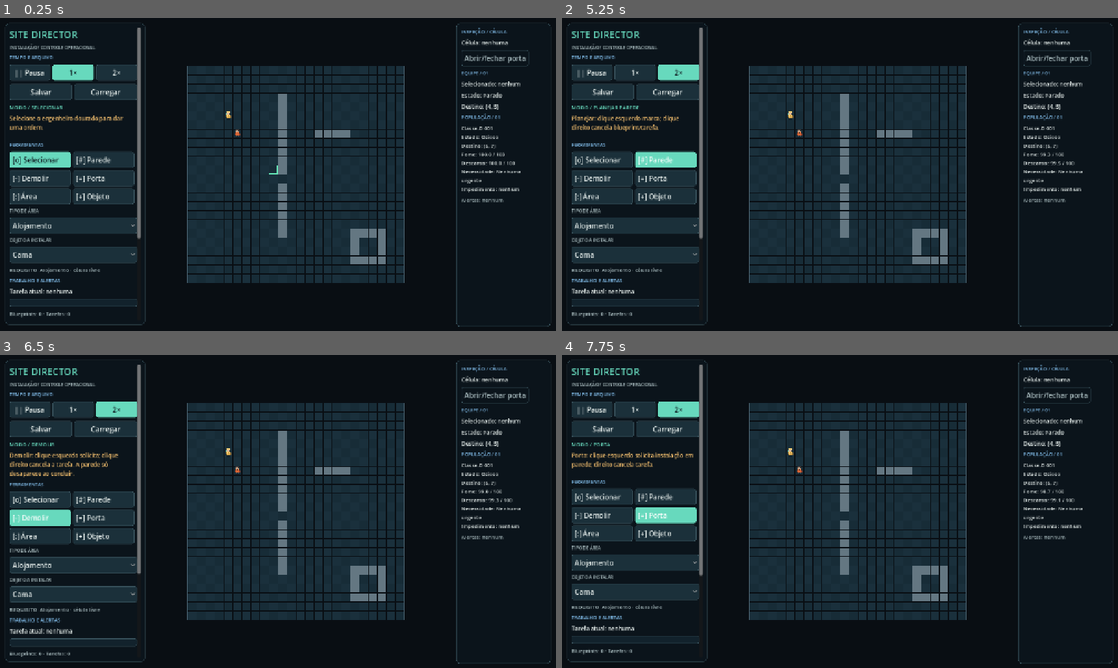
Above: before the commit, frames 1-4 (two rows, left to right).
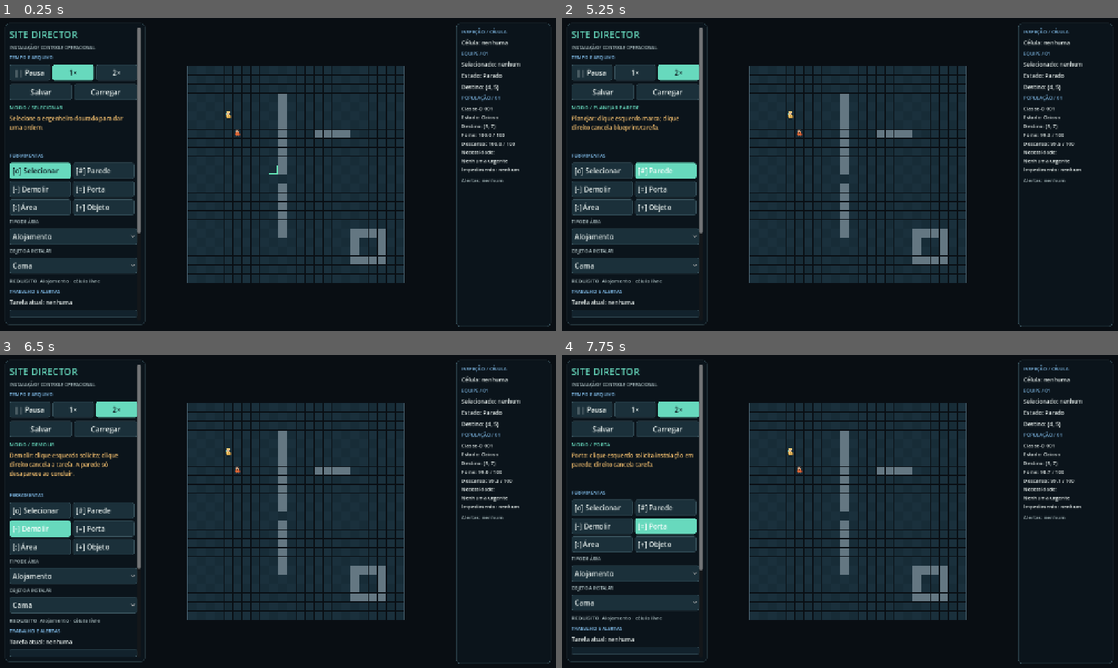
Above: after the commit, the same moments.

Repository: esterprotocol/scp
Game: Godot game, scene res://scenes/main.tscn
The game is run twice, just before and just after one commit, with the same random seed, the same clock (stepped at 60 frames per second) and the same inputs.
Inputs:
- Up to frame 1 (0.25 s): no input
- Up to frame 2 (5.25 s): click "|| Pausa" at 0.5 s; click "1×" at 1.25 s; click "2×" at 2 s; click "Salvar" at 2.75 s; click "Carregar" at 3.5 s; click "[o] Selecionar" at 4.25 s; click "[#] Parede" at 5 s
- Up to frame 3 (6.5 s): click "[-] Demolir" at 5.75 s
- Up to frame 4 (7.75 s): click "[o] Selecionar" at 6.5 s; click "[=] Porta" at 7.25 s

The runs differ from the first frame. In frame 1, 8.1% of the frame differs, in the area x 1-95%, y 10-96%; in frame 2, 8.2%; in frame 3, 8.3%; in frame 4, 8.4%.

Commit message:
Improve selection, contextual actions, tool previews and Escape behavior

Diff:
--- a/scripts/engineer.gd
+++ b/scripts/engineer.gd
@@ -94,10 +94,9 @@
 			return
 
 func _set_destination(goal: Vector2i) -> String:
-	if not grid.contains(goal):
-		return "Destino inválido: fora do mapa."
-	if not grid.is_walkable(goal):
-		return "Destino inválido: há uma parede nessa célula."
+	var reason := destination_reason(goal, false)
+	if not reason.is_empty():
+		return reason
 	# Finish the current orthogonal segment before replanning. This prevents
 	# diagonal shortcuts when a new order arrives between cell centers.
 	var anchor := cell if route.is_empty() else route[0]
@@ -132,3 +131,15 @@
 func _draw() -> void:
 	if selected:
 		draw_arc(Vector2.ZERO, 14, 0, TAU, 32, Color("64e6b6"), 2.0, true)
+
+func destination_reason(goal: Vector2i, check_busy: bool = true) -> String:
+	if check_busy and construction_busy:
+		return "Ordem recusada: engenheiro em obra. Cancele a tarefa para liberá-lo."
+	if not grid.contains(goal):
+		return "Destino inválido: fora do mapa."
+	if not grid.is_walkable(goal):
+		return "Destino inválido: célula ocupada por parede, porta fechada ou objeto."
+	var anchor := cell if route.is_empty() else route[0]
+	if GridNavigation.find_path(grid, anchor, goal).is_empty():
+		return "Destino inacessível: não há caminho até essa célula."
+	return ""
--- a/scripts/hud.gd
+++ b/scripts/hud.gd
@@ -1,6 +1,9 @@
 class_name SiteHUD
 extends CanvasLayer
 
+signal move_requested
+signal inspect_demolish_requested
+signal inspect_cancel_requested
 signal restart_requested
 signal save_requested
 signal load_requested
@@ -17,6 +20,11 @@
 signal cancel_all_requested
 signal speed_requested(speed: float)
 
+var move_button: Button
+var move_reason: Label
+var inspect_demolish_button: Button
+var inspect_cancel_button: Button
+var preview_label: Label
 var population_label: Label
 var alerts_label: Label
 var selection_label: Label
@@ -92,6 +100,8 @@
 	message_label = add_label(box, "", 13, SiteUITheme.WARNING)
 	message_label.custom_minimum_size.y = 54
 	message_label.autowrap_mode = TextServer.AUTOWRAP_WORD_SMART
+	preview_label = add_label(box, "", 12, SiteUITheme.ACCENT)
+	preview_label.autowrap_mode = TextServer.AUTOWRAP_WORD_SMART
 	section(box, "FERRAMENTAS")
 	var tools := GridContainer.new()
 	tools.columns = 2
@@ -161,8 +171,14 @@
 	cell_label.autowrap_mode = TextServer.AUTOWRAP_WORD_SMART
 	toggle_door_button = add_button(inspection, "Abrir/fechar porta", func() -> void: toggle_door_requested.emit())
 	toggle_door_button.disabled = true
+	inspect_demolish_button = add_button(inspection, "Solicitar demolição", func() -> void: inspect_demolish_requested.emit())
+	inspect_cancel_button = add_button(inspection, "Cancelar obra desta célula", func() -> void: inspect_cancel_requested.emit())
 	section(inspection, "EQUIPE / 01")
 	selection_label = add_label(inspection, "Selecionado: nenhum", 13)
+	move_button = add_button(inspection, "Mover · escolher destino", func() -> void: move_requested.emit(), SiteUITheme.ACCENT)
+	move_button.toggle_mode = true
+	move_reason = add_label(inspection, "", 12, SiteUITheme.MUTED)
+	move_reason.autowrap_mode = TextServer.AUTOWRAP_WORD_SMART
 	state_label = add_label(inspection, "", 13)
 	state_label.autowrap_mode = TextServer.AUTOWRAP_WORD_SMART
 	destination_label = add_label(inspection, "", 13)
@@ -260,6 +276,7 @@
 
 func refresh_cell(grid: GridState, cell: Vector2i) -> void:
 	if not grid.contains(cell):
+		toggle_door_button.visible = false
 		cell_label.text = "Célula: nenhuma"
 		toggle_door_button.disabled = true
 		return
@@ -272,6 +289,7 @@
 		cell_label.text += "\nInteração: " + (", ".join(points) if not points.is_empty() else "nenhuma")
 		if grid.reservations.has(cell):
 			cell_label.text += "\nReserva: " + str(grid.reservations[cell])
+	toggle_door_button.visible = grid.doors.has(cell)
 	toggle_door_button.disabled = not grid.doors.has(cell)
 	toggle_door_button.text = "Fechar porta" if grid.doors.get(cell, false) else "Abrir porta"
 
@@ -309,6 +327,11 @@
 	alerts_label.add_theme_color_override("font_color", SiteUITheme.MUTED if person.alerts.is_empty() else SiteUITheme.DANGER)
 
 func refresh_selection(worker: Engineer, person: ClassD) -> void:
+	move_button.visible = worker.selected or person.selected
+	move_reason.visible = move_button.visible
+	move_button.disabled = person.selected or worker.construction_busy
+	move_button.tooltip_text = "Classe-D se move automaticamente." if person.selected else "Cancele a tarefa para liberar o engenheiro." if worker.construction_busy else "Escolha o destino no mapa. Clique direito também move."
+	move_reason.text = move_button.tooltip_text
 	if person.selected:
 		selection_label.text = "Selecionado: " + ClassD.NAME
 		state_label.text = "Estado: " + person.state
--- a/scripts/main.gd
+++ b/scripts/main.gd
@@ -7,6 +7,7 @@
 var camera := SiteCamera.new()
 var hud := SiteHUD.new()
 var construction := Construction.new()
+var choosing_destination := false
 var planning := false
 var demolishing := false
 var installing_door := false
@@ -34,6 +35,9 @@
 	add_child(camera)
 	camera.reset()
 	add_child(hud)
+	hud.move_requested.connect(begin_move)
+	hud.inspect_demolish_requested.connect(func() -> void: hud.show_message(construction.request_demolition(selected_cell)))
+	hud.inspect_cancel_requested.connect(func() -> void: hud.show_message(construction.cancel(selected_cell)))
 	hud.restart_requested.connect(reset_scenario)
 	hud.save_requested.connect(func() -> void: hud.show_message(save_slot.save_game(self)))
 	hud.load_requested.connect(func() -> void: hud.show_message(save_slot.load_game(self)))
@@ -104,6 +108,7 @@
 	hud.refresh_cell(grid, selected_cell)
 
 func set_planning(value: bool) -> void:
+	choosing_destination = false
 	area_drag_active = false
 	planning = value
 	demolishing = false
@@ -114,6 +119,7 @@
 	hud.show_message("Planejar: clique esquerdo marca; clique direito cancela blueprint/tarefa." if value else "Modo Selecionar: selecione o engenheiro para mover.")
 
 func set_demolishing() -> void:
+	choosing_destination = false
 	area_drag_active = false
 	planning = false
 	demolishing = true
@@ -124,6 +130,7 @@
 	hud.show_message("Demolir: clique esquerdo solicita; clique direito cancela a tarefa. A parede só desaparece ao concluir.")
 
 func set_door_mode() -> void:
+	choosing_destination = false
 	area_drag_active = false
 	planning = false
 	demolishing = false
@@ -134,6 +141,7 @@
 	hud.show_message("Porta: clique esquerdo solicita instalação em parede; direito cancela tarefa.")
 
 func set_area_mode() -> void:
+	choosing_destination = false
 	area_drag_active = false
 	planning = false
 	demolishing = false
@@ -144,6 +152,7 @@
 	hud.show_message("Área: selecione o tipo e pinte células transitáveis com o botão esquerdo.")
 
 func set_object_mode() -> void:
+	choosing_destination = false
 	area_drag_active = false
 	planning = false
 	demolishing = false
@@ -154,6 +163,7 @@
 	hud.show_message("Objeto: escolha o tipo, clique esquerdo planeja; direito cancela blueprint ou obra.")
 
 func select_cell(cell: Vector2i) -> void:
+	hud.inspection_scroll.scroll_vertical = 0
 	selected_cell = cell if grid.contains(cell) else Vector2i(-1, -1)
 	map_view.selected_cell = selected_cell
 	map_view.queue_redraw()
@@ -180,16 +190,19 @@
 		hud.show_message("Área exige uma célula transitável.")
 
 func _input(event: InputEvent) -> void:
-	if event is InputEventMouseButton and event.button_index == MOUSE_BUTTON_LEFT and not event.pressed:
-		area_drag_active = false
-
-func _unhandled_input(event: InputEvent) -> void:
 	if event is InputEventKey and event.pressed and not event.echo and event.keycode == KEY_ESCAPE:
+		choosing_destination = false
+		classd.set_selected(false)
 		engineer.set_selected(false)
 		select_cell(Vector2i(-1, -1))
 		set_planning(false)
+		get_viewport().gui_release_focus()
 		get_viewport().set_input_as_handled()
 		return
+	if event is InputEventMouseButton and event.button_index == MOUSE_BUTTON_LEFT and not event.pressed:
+		area_drag_active = false
+
+func _unhandled_input(event: InputEvent) -> void:
 	if painting_area and area_drag_active and event is InputEventMouseMotion and event.button_mask & MOUSE_BUTTON_MASK_LEFT:
 		var point: Vector2 = get_canvas_transform().affine_inverse() * event.position
 		paint_area(grid.to_cell(point))
@@ -227,12 +240,21 @@
 				hud.show_message(construction.cancel(grid.to_cell(point)))
 			return
 		if event.button_index == MOUSE_BUTTON_LEFT:
+			if choosing_destination and engineer.selected and not grid.objects.has(cell) and not grid.doors.has(cell) and not grid.walls.has(cell) and point.distance_to(engineer.position) > GameSettings.SELECTION_RADIUS and point.distance_to(classd.position) > GameSettings.SELECTION_RADIUS:
+				hud.show_message(engineer.move_to(cell))
+				return
+			choosing_destination = false
 			select_cell(cell)
 			classd.set_selected(false)
-			if point.distance_to(classd.position) <= 15.0 and point.distance_to(classd.position) < point.distance_to(engineer.position):
+			if point.distance_to(classd.position) <= GameSettings.SELECTION_RADIUS and point.distance_to(classd.position) < point.distance_to(engineer.position):
 				engineer.set_selected(false)
 				classd.set_selected(true)
+				hud.inspection_scroll.scroll_vertical = 0
 				hud.show_message("Classe-D 001 selecionado. Necessidades atendidas automaticamente.")
+			elif point.distance_to(engineer.position) <= GameSettings.SELECTION_RADIUS:
+				engineer.set_selected(true)
+				hud.inspection_scroll.scroll_vertical = 0
+				hud.show_message("Engenheiro selecionado. Use Mover para escolher destino ou clique direito no mapa.")
 			elif grid.doors.has(cell):
 				engineer.set_selected(false)
 				hud.show_message("Porta aberta. Use Fechar porta." if grid.doors[cell] else "Porta fechada. Use Abrir porta.")
@@ -240,10 +262,46 @@
 				engineer.set_selected(false)
 				hud.show_message("%s selecionado. Pontos de interação no painel." % GridState.OBJECT_NAMES[grid.objects[cell]])
 			else:
-				engineer.set_selected(point.distance_to(engineer.position) <= 15.0)
+				engineer.set_selected(point.distance_to(engineer.position) <= GameSettings.SELECTION_RADIUS)
 				hud.show_message("Engenheiro selecionado. Clique direito para mover." if engineer.selected else "Célula selecionada.")
 		elif event.button_index == MOUSE_BUTTON_RIGHT:
 			if engineer.selected:
 				hud.show_message(engineer.move_to(grid.to_cell(point)))
 			else:
 				hud.show_message("Selecione o engenheiro antes de dar uma ordem.")
+
+func begin_move() -> void:
+	if not engineer.selected or engineer.construction_busy:
+		hud.show_message("Mover indisponível: selecione um engenheiro livre de obra.")
+		return
+	set_planning(false)
+	choosing_destination = true
+	hud.move_button.set_pressed_no_signal(true)
+	hud.mode_label.text = "MODO / MOVER · ESC CANCELA"
+	hud.inspection_scroll.scroll_vertical = 0
+	hud.show_message("Mover: indique o destino com esquerdo ou direito. Esc limpa seleção; rota atual continua.")
+
+func _process(_delta: float) -> void:
+	hud.move_button.set_pressed_no_signal(choosing_destination or (engineer.selected and not engineer.construction_busy and not (planning or demolishing or installing_door or painting_area or placing_object)))
+	hud.inspect_demolish_button.visible = grid.walls.has(selected_cell) or grid.doors.has(selected_cell) or grid.objects.has(selected_cell)
+	hud.inspect_cancel_button.visible = construction.tasks.has(selected_cell) or construction.blueprints.has(selected_cell) or construction.object_blueprints.has(selected_cell)
+	var cell := map_view.hovered
+	var reason := ""
+	var action := ""
+	if planning or demolishing or installing_door or placing_object:
+		action = Construction.BUILD_OBJECT if placing_object else Construction.INSTALL_DOOR if installing_door else Construction.DEMOLISH_OBJECT if demolishing and grid.objects.has(cell) else Construction.DEMOLISH if demolishing else Construction.BUILD
+		reason = construction.target_reason(cell, action, true, object_type if placing_object else int(grid.objects.get(cell, 0)))
+		if reason.is_empty() and (construction.tasks.has(cell) or (not demolishing and not installing_door and (construction.blueprints.has(cell) or construction.object_blueprints.has(cell)))):
+			reason = "Já existe blueprint ou tarefa nessa célula."
+	elif painting_area:
+		action = "Área " + GridState.AREA_NAMES[area_type]
+		reason = "Área exige célula transitável." if not grid.is_walkable(cell) else ""
+	elif choosing_destination:
+		action = "Mover"
+		reason = engineer.destination_reason(cell)
+	if get_viewport().gui_get_hovered_control() != null:
+		action = ""
+	map_view.preview_active = not action.is_empty()
+	map_view.preview_valid = reason.is_empty()
+	hud.preview_label.text = "" if action.is_empty() else "%s (%d, %d) → %s" % [action, cell.x, cell.y, "Permitido" if reason.is_empty() else reason]
+	hud.preview_label.add_theme_color_override("font_color", SiteUITheme.ACCENT if reason.is_empty() else SiteUITheme.DANGER)
--- a/scripts/map_view.gd
+++ b/scripts/map_view.gd
@@ -6,6 +6,8 @@
 var engineer: Engineer
 var construction: Construction
 var selected_cell := Vector2i(-1, -1)
+var preview_active := false
+var preview_valid := false
 var hovered := Vector2i(-1, -1)
 
 func _process(_delta: float) -> void:
@@ -91,7 +93,9 @@
 		if classd.state in [ClassD.MOVING, ClassD.USING]:
 			draw_arc(grid.center(classd.destination), 11, 0, TAU, 24, Color("ff9955"), 2, true)
 	if grid.contains(hovered):
-		var color := Color("64e6b6") if grid.is_walkable(hovered) else Color("f2867f")
+		var color := Color("64e6b6") if (preview_valid if preview_active else grid.is_walkable(hovered)) else Color("f2867f")
+		if preview_active:
+			draw_rect(Rect2(Vector2(hovered) * size, Vector2.ONE * size).grow(-3), Color(color, 0.25))
 		draw_rect(Rect2(Vector2(hovered) * size, Vector2.ONE * size).grow(-1), color, false, 2)
 	if grid.contains(selected_cell):
 		draw_rect(Rect2(Vector2(selected_cell) * size, Vector2.ONE * size).grow(-2), Color("ffffff"), false, 2)
--- a/scripts/settings.gd
+++ b/scripts/settings.gd
@@ -31,3 +31,5 @@
 const CHARACTER_WORK_RATE := 9.0
 const CHARACTER_IDLE_RATE := 2.5
 const CHARACTER_STEP := 1.5
+
+const SELECTION_RADIUS := 15.0
--- a/tests/test_runner.gd
+++ b/tests/test_runner.gd
@@ -169,6 +169,20 @@
 	check(game.hud.select_button.button_pressed, "Escape exits tool with GUI button focused")
 	game.hud.object_button.release_focus()
 	check(game.construction.tasks.has(Vector2i(6, 5)) and game.construction.object_blueprints.has(Vector2i(6, 5)), "Escape keeps queued work and blueprint")
+	game.reset_scenario()
+	game.engineer.set_selected(true)
+	game.begin_move()
+	check(game.choosing_destination and game.engineer.route.is_empty(), "selecting move waits for destination")
+	check(game.hud.mode_label.text.contains("MOVER"), "move mode visible")
+	var old_destination: Vector2i = game.engineer.destination
+	game.engineer.destination_reason(Vector2i(19, 19))
+	check(game.engineer.destination == old_destination and game.engineer.route.is_empty(), "preview does not issue order")
+	game.classd.set_selected(true)
+	game.engineer.set_selected(false)
+	game.hud.refresh_selection(game.engineer, game.classd)
+	check(game.hud.move_button.disabled and game.hud.move_reason.text.contains("automaticamente"), "autonomous NPC explains unavailable move")
+	root.push_input(focused_escape, true)
+	check(not game.classd.selected and not game.choosing_destination, "Escape clears autonomous NPC and pending destination")
 	await ClassDTests.new().run(self, game)
 	game.queue_free()
 	await process_frame
--- a/tools/visual_smoke.gd
+++ b/tools/visual_smoke.gd
@@ -17,6 +17,11 @@
 func capture(name: String, width: int, height: int) -> void:
 	await settle()
 	var output := OUTPUT + "%s-%dx%d.png" % [name, width, height]
+	if OS.get_environment("SITE_DIRECTOR_CAPTURE_UX") == "1":
+		var rendered := root.get_texture().get_image()
+		if rendered.save_png(output) != OK:
+			quit(1)
+		return
 	# Capture actual display pixels after OpenGL presents frames on Xvfb.
 	var command_output: Array = []
 	var error := OS.execute("import", PackedStringArray(["-window", "root", ProjectSettings.globalize_path(output)]), command_output, true)
@@ -43,6 +48,26 @@
 	game.classd.set_process(false)
 	game.engineer.set_process(false)
 	game.construction.set_process(false)
+	if OS.get_environment("SITE_DIRECTOR_CAPTURE_UX") == "1":
+		game.engineer.set_selected(true)
+		game.begin_move()
+		Input.warp_mouse(game.get_canvas_transform() * game.grid.center(Vector2i(7, 5)))
+		await shot("23-ux-move", width, height)
+		game.set_object_mode()
+		await shot("24-ux-preview", width, height)
+		game.set_planning(false)
+		game.grid.set_area(Vector2i(6, 5), 1)
+		game.grid.add_object(Vector2i(6, 5), 1)
+		game.engineer.set_selected(false)
+		game.select_cell(Vector2i(6, 5))
+		await shot("25-ux-object", width, height)
+		game.classd.set_selected(true)
+		game.hud.refresh_selection(game.engineer, game.classd)
+		await shot("26-ux-autonomous", width, height)
+		game.queue_free()
+		await process_frame
+		quit(0)
+		return
 	if OS.get_environment("SITE_DIRECTOR_CAPTURE_REVAMP") == "1":
 		await shot("16-revamp-initial", width, height)
 		game.set_object_mode()
Binary file added: docs/screenshots/23-ux-move-1280x720.png
Binary file added: docs/screenshots/24-ux-preview-1280x720.png
Binary file added: docs/screenshots/25-ux-object-1280x720.png
Binary file added: docs/screenshots/26-ux-autonomous-1280x720.png
Not shown, changed: README.md
Not shown, changed: docs/PROGRESS.md
